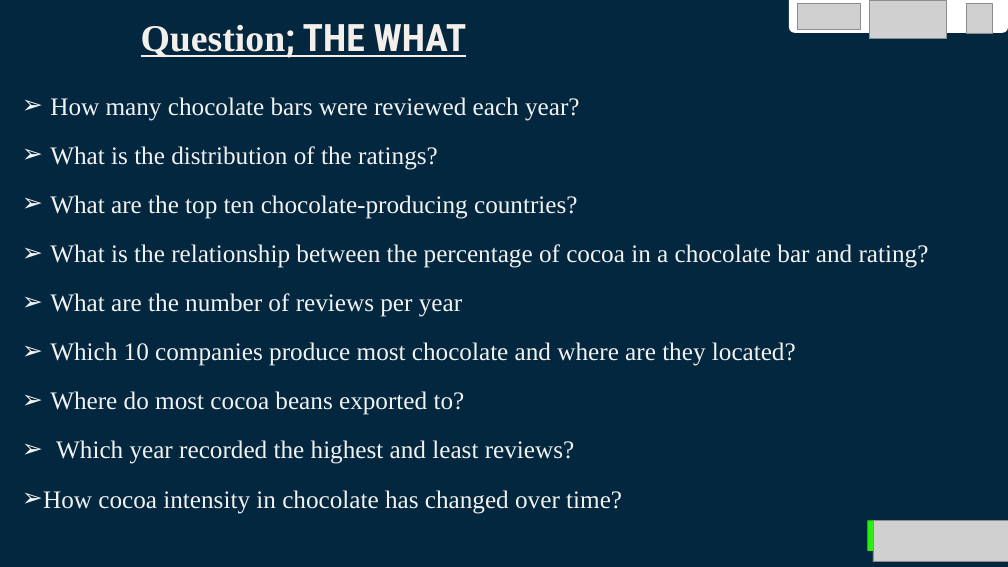
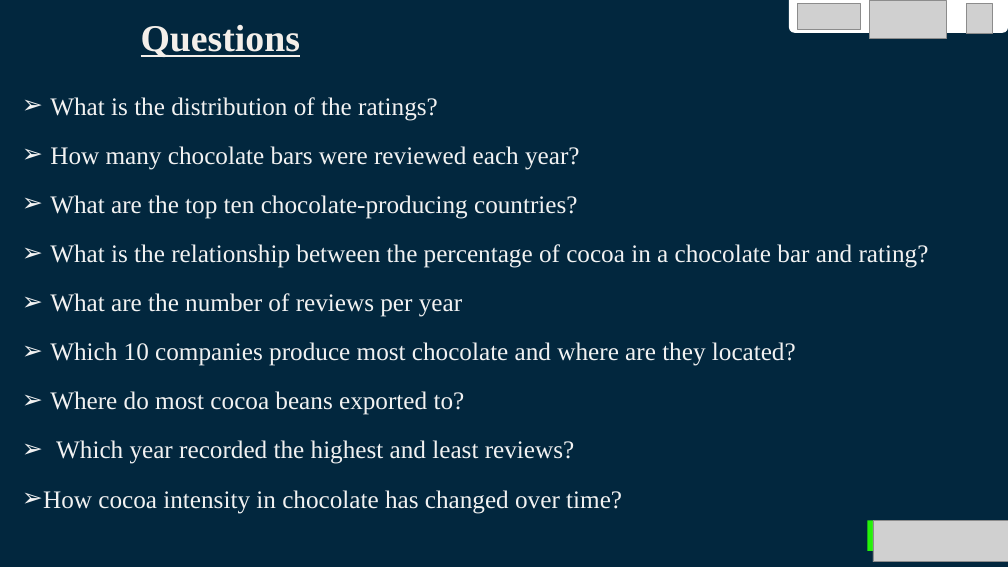
Before and after one commit to Daksam/Group-1-EDA-project, a slide deck: slide 4 of Group 1 EDA Project DIGICAP.pptx. Drawn at 1008x567 pixels with LibreOffice and Linux fonts; fonts in the diff are those of the drawing; grey boxes stand for pictures. Boxes give left, top, right and bottom in pixels: in the first picture for what was removed or moved away, otherwise in the second. Text is boxed around its words. In the diff, an @@ line names an element or a change of style, - is before the commit and + after.

```diff
--- a/Group 1 EDA Project DIGICAP.pptx
+++ b/Group 1 EDA Project DIGICAP.pptx
@@ title at (141,25,301,57): text changed @@
-Question; THE WHAT
+Questions
@@ text in free at (50,97,438,121): paragraph added @@
+  ➢ What is the distribution of the ratings?
@@ text in free at (50,146,438,170): paragraph removed @@
-  ➢ What is the distribution of the ratings?
```
Also in this commit, not shown: 9 other slides changed, 1 slide added.
